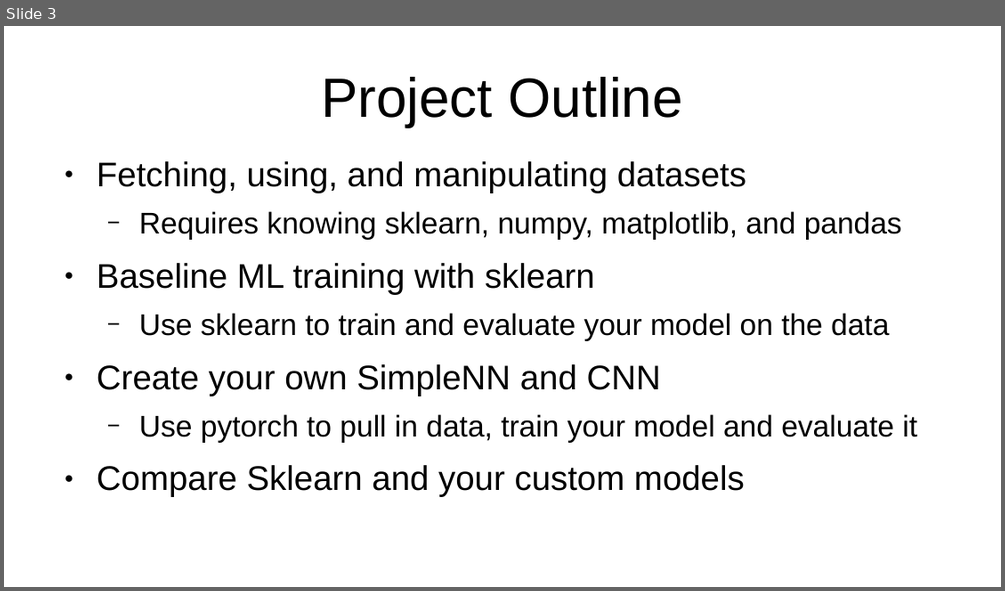
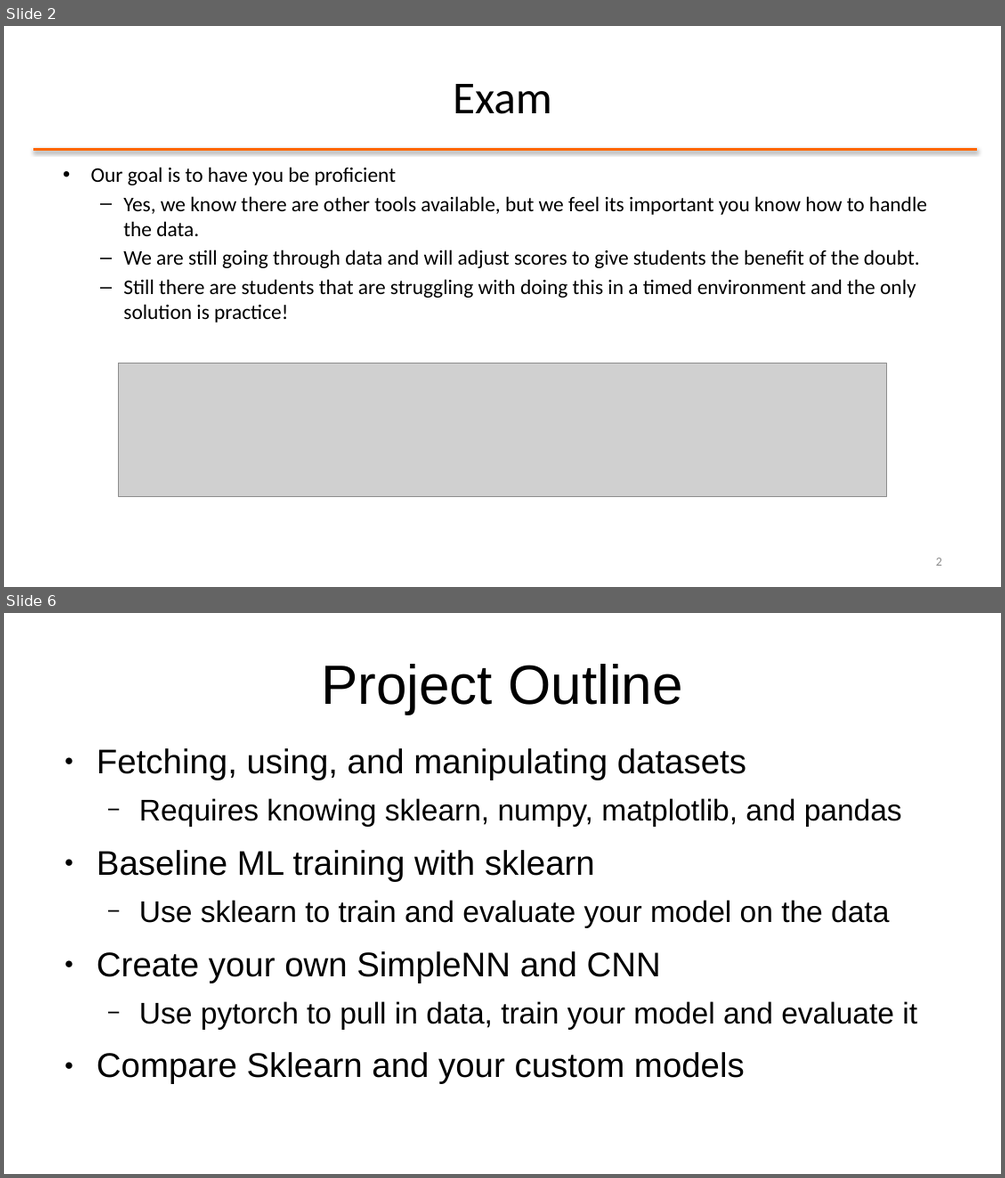
Before and after one commit to stineje/ecen4293F24, a slide deck: project/project-slides.pptx. Shown one above the other, each under a label of ours: slide 3 before the commit, slides 2 and 6 after it; the slides between them are not shown. The pictures are 1005x591 and 1005x1178 pixels, drawn with LibreOffice and Linux fonts; fonts in the diff are those of the drawing; grey boxes stand for pictures. Boxes give left, top, right and bottom in pixels: in the first picture for what was removed or moved away, otherwise in the second. Text is boxed around its words. In the diff, an @@ line names an element or a change of style, - is before the commit and + after.

```diff
--- a/project/project-slides.pptx
+++ b/project/project-slides.pptx
@@ slide 2 added at box(4, 26, 1001, 587), background #FFFFFF @@
@@ title added at box(453, 84, 552, 114), 36.4 pt, text #000000 @@
+Exam
@@ line added from (33, 149) to (978, 149), #FF6600 2 pt @@
@@ text added at box(91, 167, 927, 322), 16.5 pt, text #000000 @@
+• Our goal is to have you be proficient
+  – Yes, we know there are other tools available, but we feel its important you know how to handle the data.
+  – We are still going through data and will adjust scores to give students the benefit of the doubt.
+  – Still there are students that are struggling with doing this in a timed environment and the only solution is practice!
@@ picture added at box(118, 363, 887, 496) @@
@@ page number added at box(936, 557, 942, 565), 9.9 pt, text #8C8C8C @@
+2
@@ what was slide 3 is now slide 6 @@
```
Also in this commit, not shown: 13 slides changed, 3 other slides added, 1 slide removed.
